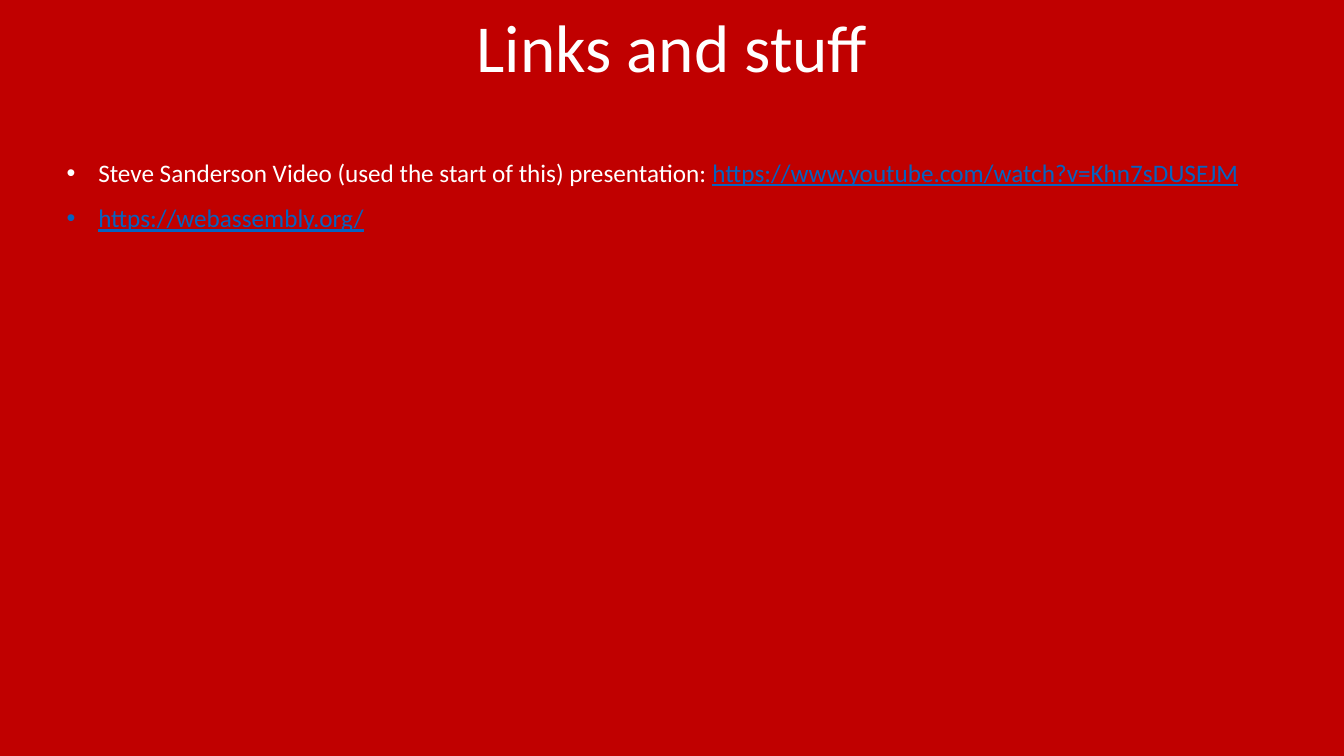
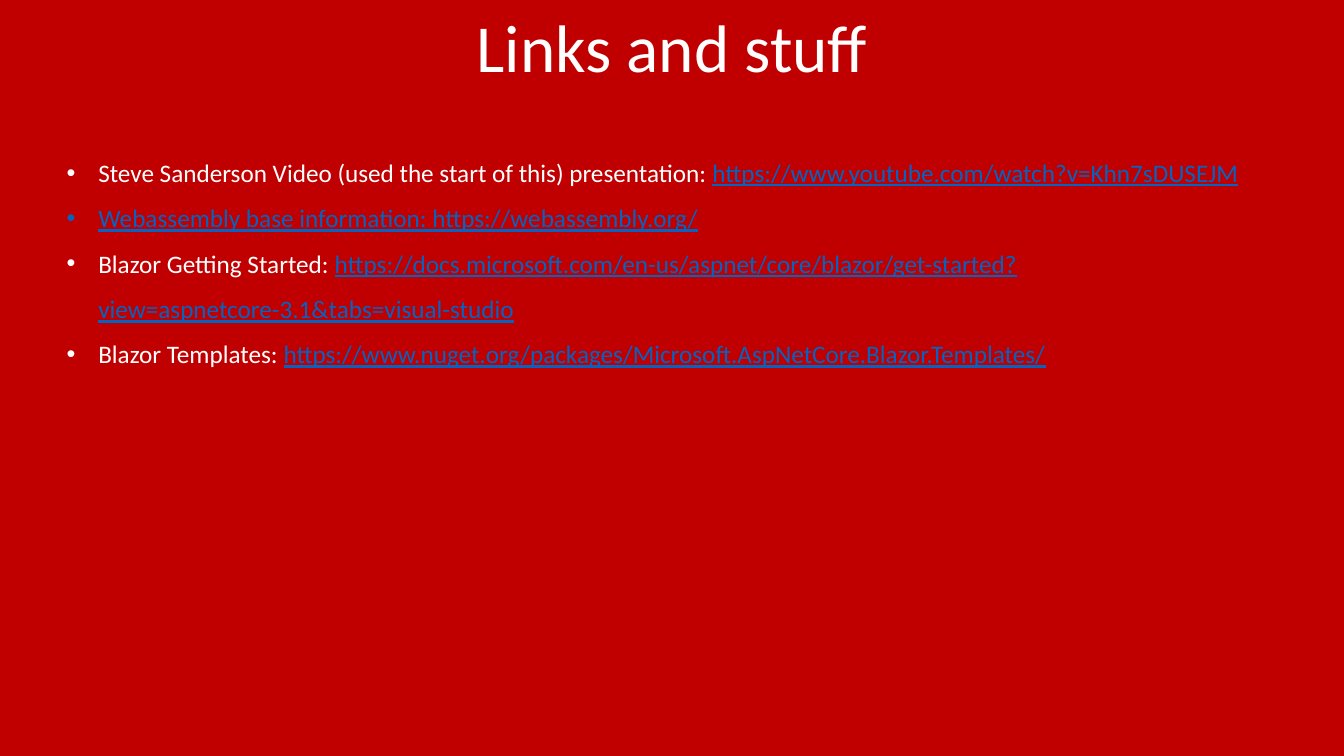
Before and after one commit to pulcher/blazor-playground, a slide deck: slide 11 of talks/intro_to_blazor/intro-to-blazor.pptx (slide 9 before the commit). Drawn at 1344x756 pixels with LibreOffice and Linux fonts; fonts in the diff are those of the drawing. Boxes give left, top, right and bottom in pixels: in the first picture for what was removed or moved away, otherwise in the second. Text is boxed around its words. In the diff, an @@ line names an element or a change of style, - is before the commit and + after.

Commit message:
wip

```diff
--- a/talks/intro_to_blazor/intro-to-blazor.pptx
+++ b/talks/intro_to_blazor/intro-to-blazor.pptx
@@ text at [98, 209, 1045, 368]: text changed @@
-• https://webassembly.org/
+• Webassembly base information: https://webassembly.org/
+• Blazor Getting Started: https://docs.microsoft.com/en-us/aspnet/core/blazor/get-started?view=aspnetcore-3.1&tabs=visual-studio
+• Blazor Templates: https://www.nuget.org/packages/Microsoft.AspNetCore.Blazor.Templates/
```
Also in this commit, not shown: 1 other slide changed, 2 slides added.
